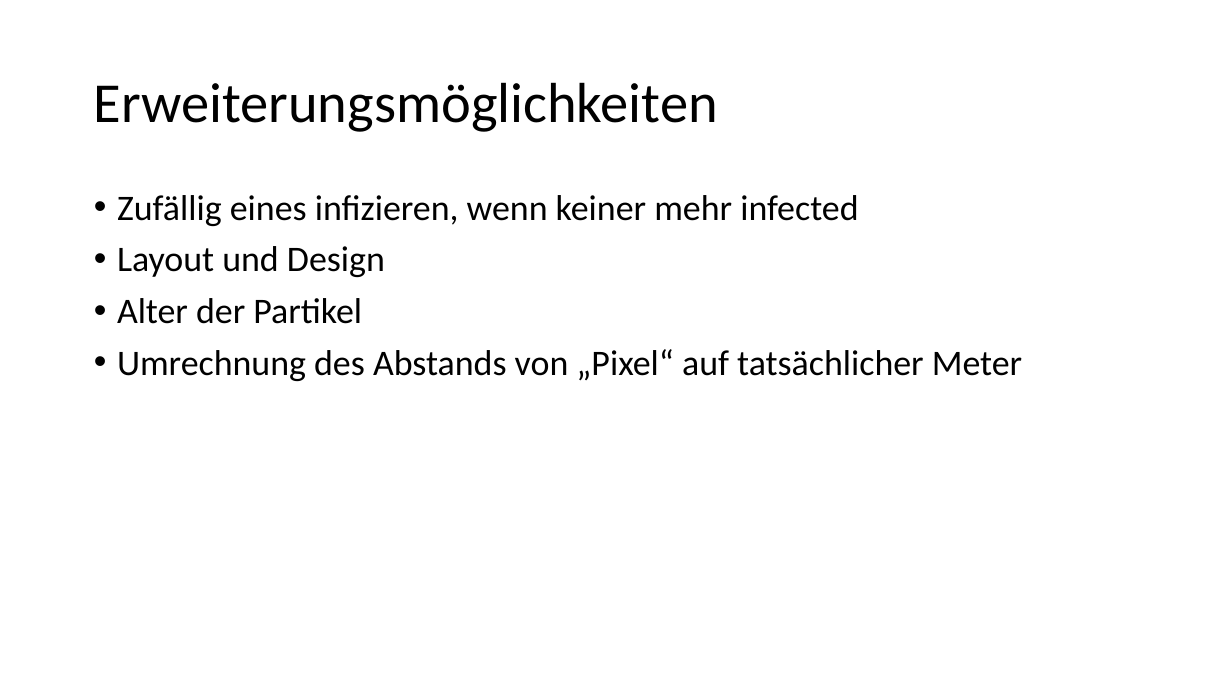
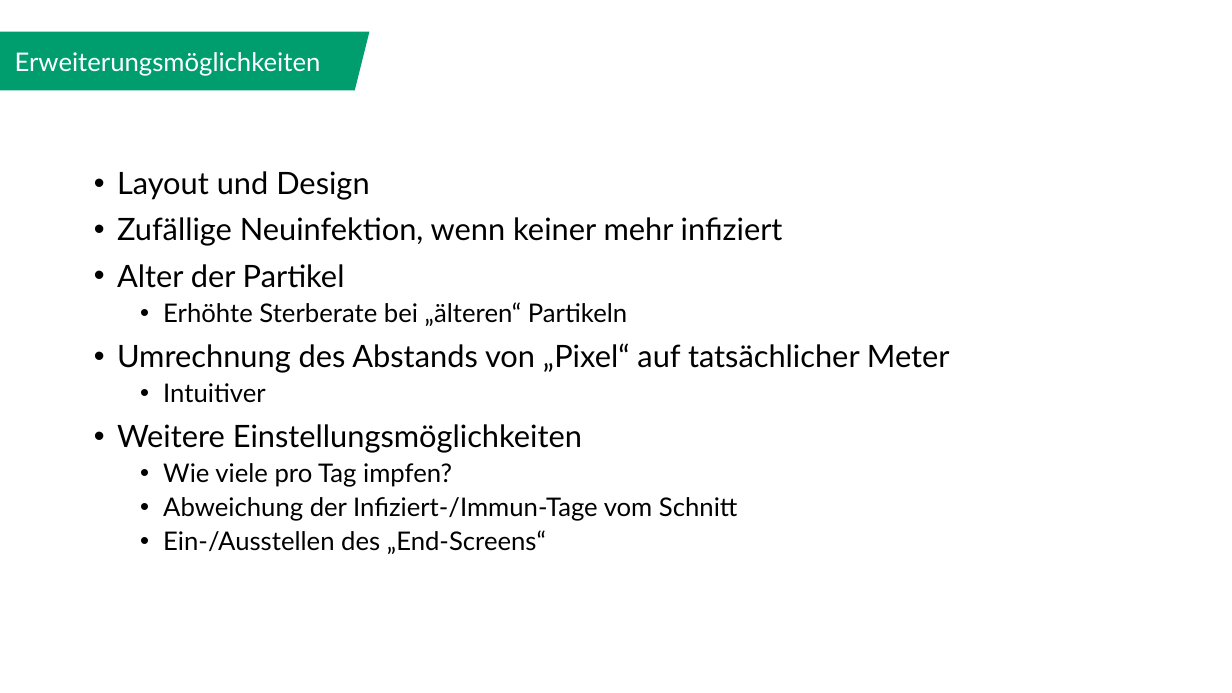
Before and after one commit to JonasAdler/pandemic_simulator, a slide deck: slide 10 of Abschlusspräsentation zum Bachelor-Praktikum.pptx. Drawn at 1232x693 pixels with LibreOffice and Linux fonts; fonts in the diff are those of the drawing. Boxes give left, top, right and bottom in pixels: in the first picture for what was removed or moved away, otherwise in the second. Text is boxed around its words. In the diff, an @@ line names an element or a change of style, - is before the commit and + after.

```diff
--- a/Abschlusspräsentation zum Bachelor-Praktikum.pptx
+++ b/Abschlusspräsentation zum Bachelor-Praktikum.pptx
@@ text "Erweiterungsmöglichkeiten": place and size @@
-text "Erweiterungsmöglichkeiten" at [94, 82, 718, 132]
+text "Erweiterungsmöglichkeiten" at [15, 52, 321, 76]
@@ text "Erweiterungsmöglichkeiten" at [15, 52, 321, 76]: size 44 to 20 pt, font Calibri to Lato, text colour #000000 to #FFFFFF; alignment left to centre; line spacing 0.9 to 1; vertical alignment middle to top @@
@@ parallelogram added at [0, 32, 369, 90], fill #009E6F, outline #009E6F 1 pt @@
@@ text "Layout und Design": place and size @@
-text "Layout und Design" at [117, 195, 1022, 381]
+text "Layout und Design" at [117, 171, 950, 554]
@@ text at [117, 171, 950, 373]: size 28 to 24 pt, font Calibri to Lato in "Layout und Design", "Alter der Partikel", "Umrechnung des Abstands von „Pixel“ auf tatsächlicher ..." @@
@@ text at [117, 195, 858, 226]: paragraph removed @@
-• Zufällig eines infizieren, wenn keiner mehr infected
@@ text at [117, 217, 783, 246]: paragraph added @@
+• Zufällige Neuinfektion, wenn keiner mehr infiziert
@@ text at [163, 302, 627, 326]: paragraph added @@
+  • Erhöhte Sterberate bei „älteren“ Partikeln
@@ text at [117, 383, 738, 554]: paragraphs added @@
+  • Intuitiver
+• Weitere Einstellungsmöglichkeiten
+  • Wie viele pro Tag impfen?
+  • Abweichung der Infiziert-/Immun-Tage vom Schnitt
+  • Ein-/Ausstellen des „End-Screens“
```
Also in this commit, not shown: 8 other slides changed, 1 slide added, 1 slide removed.
